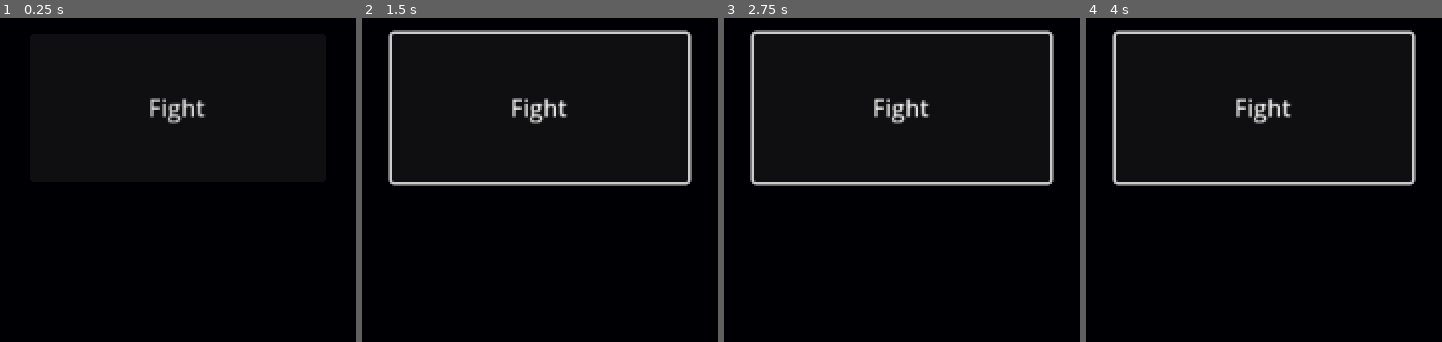
Above: before the commit, frames 1-4 (left to right).
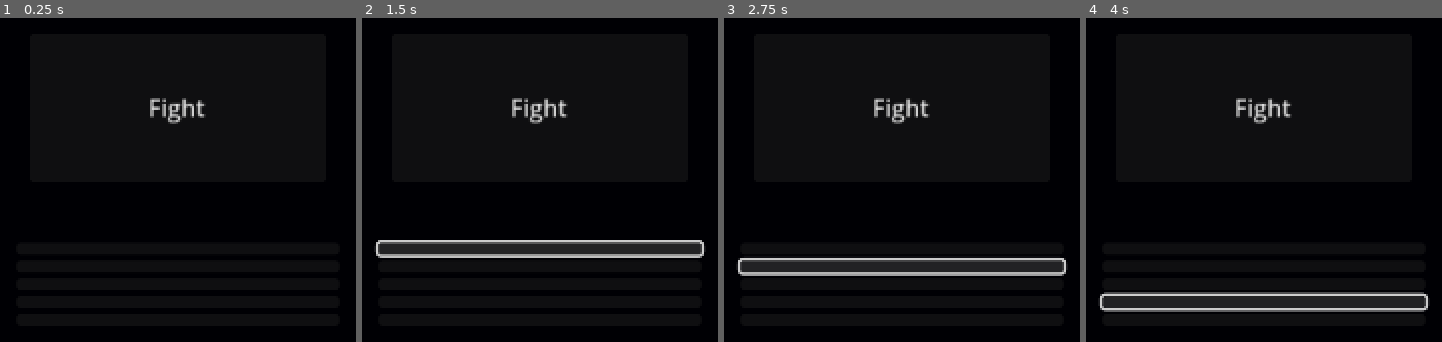
Above: after the commit, the same moments.

Repository: Virus-Axel/grizzly
Game: Godot game, scene res://lobby/lobby.tscn
Same seed, same stepped clock (60 frames per second), same inputs: the game is played once before the commit and once after it. This scene is started directly instead of the project's main scene.
Inputs (mouse positions are in pixels of both pictures, inside the frame that each line leads up to):
- Up to frame 1 (0.25 s): no input
- Up to frame 2 (1.5 s): click "Fight" at 0.5 s; click (540, 248) at 1.27 s
- Up to frame 3 (2.75 s): click (902, 267) at 2.02 s
- Up to frame 4 (4 s): click (1264, 283) at 2.77 s; click (1264, 303) at 3.52 s

The runs differ from the first frame. In frame 2, 8.2% of the frame differs, in the area x 3-97%, y 3-75%; in frame 3, 8.2%; in frame 4, 8.8%, in the area x 3-97%, y 3-91%.
Error before the commit: Invalid call. Nonexistent function 'setUrl' in base 'HTTPRequest'. (res://w3/w3.gd:605)
Error after the commit: Invalid call. Nonexistent function 'setUrl' in base 'HTTPRequest'. (res://w3/w3.gd:701)

Commit message:
Add token logic and burn tokens

Diff:
--- a/client/lobby/lobby.gd
+++ b/client/lobby/lobby.gd
@@ -4,9 +4,20 @@
 # Called when the node enters the scene tree for the first time.
 func _ready():
 	#get_node("/root/w3").clear_bear_data()
-	#return
+	get_node("/root/w3").create_ability_token()
+	#get_node("/root/w3").equip_ability_token(2)
+	return
 	# Try to reveal secret
 	var w3 = get_node("/root/w3")
+	var ability_tokens = await w3.get_ability_tokens()
+	var children = $CanvasLayer/VBoxContainer.get_children()
+	for i in children.size():
+		children[i].text = str(ability_tokens[i])
+
+
+	#w3.equip_ability_token(1)
+	return
+
 	if await w3.is_opponent_ready(w3.nft_map[1]):
 		if await w3.reveal_secret():
 			print("Commited to previous battle")
--- a/client/lobby/lobby.tscn
+++ b/client/lobby/lobby.tscn
@@ -24,6 +24,35 @@
 grow_vertical = 2
 text = "Fight"
 
+[node name="VBoxContainer" type="VBoxContainer" parent="CanvasLayer"]
+anchors_preset = 8
+anchor_left = 0.5
+anchor_top = 0.5
+anchor_right = 0.5
+anchor_bottom = 0.5
+offset_left = -109.0
+offset_top = 91.0
+offset_right = 109.0
+offset_bottom = 297.0
+grow_horizontal = 2
+grow_vertical = 2
+size_flags_horizontal = 4
+
+[node name="Button" type="Button" parent="CanvasLayer/VBoxContainer"]
+layout_mode = 2
+
+[node name="Button2" type="Button" parent="CanvasLayer/VBoxContainer"]
+layout_mode = 2
+
+[node name="Button3" type="Button" parent="CanvasLayer/VBoxContainer"]
+layout_mode = 2
+
+[node name="Button4" type="Button" parent="CanvasLayer/VBoxContainer"]
+layout_mode = 2
+
+[node name="Button5" type="Button" parent="CanvasLayer/VBoxContainer"]
+layout_mode = 2
+
 [node name="poll_timer" type="Timer" parent="."]
 wait_time = 3.0
 
--- a/client/w3/w3.gd
+++ b/client/w3/w3.gd
@@ -22,6 +22,15 @@
 
 #const CLUSTER = "testnet"
 const CLUSTER = "localhost"
+
+const ABILITY_MINTS = [
+	"GpB7uH8XkQA1bgW6jWyNH3PJsCG2F2DSKncDNXo4fRzU",
+	"GpB7uH8XkQA1bgW6jWyNH3PJsCG2F2DSKncDNXo4fRzU",
+	"GpB7uH8XkQA1bgW6jWyNH3PJsCG2F2DSKncDNXo4fRzU",
+	"GpB7uH8XkQA1bgW6jWyNH3PJsCG2F2DSKncDNXo4fRzU",
+	"GpB7uH8XkQA1bgW6jWyNH3PJsCG2F2DSKncDNXo4fRzU",
+	"GpB7uH8XkQA1bgW6jWyNH3PJsCG2F2DSKncDNXo4fRzU",
+]
 
 var response_data
 var body_data
@@ -306,6 +315,20 @@
 	emit_signal("bears_loaded")
 	return ret
 
+func get_current_moveset():
+	const AMOUNT_OF_ABILITIES = 32
+	const EQUIPPED_TOKEN_LOCATION = 106 + AMOUNT_OF_ABILITIES
+	const NO_EQUIPPED_TOKENS = 5
+	var bear_data = await get_bear_data(nft_map[1])
+	var decoded_data = bs64.decode(bear_data)
+	var ret := PackedByteArray()
+	ret.resize(NO_EQUIPPED_TOKENS)
+
+	for i in range(NO_EQUIPPED_TOKENS):
+		ret[i] = decoded_data[EQUIPPED_TOKEN_LOCATION + i]
+
+	return ret
+
 func send_transaction(transaction):
 	var body = JSON.new().stringify({
 		"id":1,
@@ -403,12 +426,34 @@
 	return [target_pubkey, AB]
 
 
-func equip_ability_token():
+func equip_ability_token(ability_index):
 	var send_data = PackedByteArray();
-	send_data.resize(1)
+	send_data.resize(3)
 	send_data[0] = 4
-
-	# TODODODODODODODODODODODODODOD
+	send_data[1] = 0
+	send_data[2] = ability_index
+
+	var nft_accounts = get_accounts_from_mint(nft_map[0])
+
+	$program_handler.addExistingAccount(nft_map[0], ID)
+	$program_handler.addNewSigner()
+
+	$program_handler.addExistingAccount(nft_accounts[0], ID)
+	$program_handler.addAccount(4322, ID);
+
+	$program_handler.addExistingAccount(TOKEN, ID, false, false)
+	$program_handler.addExistingAccount(ATOKEN, ID, false, false)
+	$program_handler.addExistingAccount(nft_accounts[1], ID)
+
+	$program_handler.addExistingAccount(nft_map[2], ID)
+	$program_handler.addExistingAccount(nft_map[1], ID)
+
+	# Ability mint
+	$program_handler.addExistingAccount(ABILITY_MINTS[ability_index], ID)
+	$program_handler.addAssociatedTokenAccount(ABILITY_MINTS[ability_index], wallet_key)
+
+	$program_handler.addExistingAccount(SYSTEM_PROGRAM, ID)
+
 
 	get_latest_block_hash()
 	await $get_latest_block_hash.request_completed
@@ -479,6 +524,7 @@
 
 	send_data.resize(17)
 	send_data[0] = 2
+
 	for i in range(arena_secret.size()):
 		send_data[9 + i] = arena_secret[i]
 
@@ -517,7 +563,41 @@
 	return true
 
 
-func battle():
+func create_ability_token():
+	$program_handler.addNewSigner()
+
+	var mint_account = $program_handler.getAccountAt(1)
+	print("new mint: ", mint_account)
+
+	$program_handler.addAssociatedTokenAccount(mint_account, wallet_key)
+	$program_handler.addAccount(4322, ID);
+	$program_handler.addExistingAccount(TOKEN, ID, false, false)
+	$program_handler.addExistingAccount(SYSTEM_PROGRAM, ID)
+	for i in range(5):
+		print("Acc: ", $program_handler.getAccountAt(i))
+
+	var send_data := PackedByteArray()
+	send_data.resize(1)
+	send_data[0] = 5
+
+	get_latest_block_hash()
+	await $get_latest_block_hash.request_completed
+	var latest_blockhash = response_data['result']['value']['blockhash']
+
+	var transaction
+	if CLUSTER == "localhost":
+		transaction = $program_handler.getTransactionSignature(send_data, latest_blockhash, true)
+		print(await send_transaction(transaction))
+	else:
+		transaction = $program_handler.getTransactionSignature(send_data, latest_blockhash, false)
+
+		print("transaction is: ", transaction)
+
+		phantom_send_transaction(transaction)
+
+	$program_handler.clearAccountVector();
+
+func battle(moveset):
 	print("map: ", nft_map)
 	var nft_accounts = get_accounts_from_mint(nft_map[0])
 
@@ -530,6 +610,17 @@
 	# Grizzly
 	$program_handler.addExistingAccount(nft_map[1], ID)
 	$program_handler.addExistingAccount(ARENA_ID, ID)
+
+	var bear_data = await get_bear_data(nft_map[1])
+	var decoded_data = bs64.decode(bear_data)
+	if decoded_data[0] == 0 and decoded_data[90] != 0:
+		$program_handler.addNewSigner();
+		$program_handler.addExistingAccount(ABILITY_MINTS[decoded_data[90]], ID)
+		$program_handler.addAssociatedTokenAccount(ABILITY_MINTS[decoded_data[90]], wallet_key)
+		$program_handler.addExistingAccount(TOKEN, ID, false, false)
+		$program_handler.addExistingAccount(ATOKEN, ID, false, false)
+		$program_handler.addAccount(4322, ID);
+		$program_handler.addExistingAccount(SYSTEM_PROGRAM, ID, false, false)
 
 	var challenging_bear = await get_challenging_bear()
 	if challenging_bear != "":
@@ -543,24 +634,28 @@
 	var send_data = PackedByteArray();
 	var prime = $primes.primes[randi() % $primes.primes.size()]
 
-	send_data.resize(25)
+	send_data.resize(231)
 	send_data.fill(0)
-	send_data[2] = randi_range(2, 10);
-	send_data[9] = prime % 256
-	send_data[10] = prime / 256
-
-	var a_secret = randi()
+	for i in range(moveset.size()):
+		send_data[2 + i]
+	send_data[8] = randi_range(2, 10);
+	send_data[15] = prime % 256
+	send_data[16] = prime / 256
+
+	#var a_secret = randi()
+	var a_secret = 1000
+
 	var secret_bytes = int_to_array(a_secret)
 
 	var AB = int(fmod(pow(send_data[2], a_secret), prime))
 	var AB_bytes = int_to_array(AB)
 
-	for i in range(17, 21):
-
-		send_data[i] = AB_bytes[i - 17]
+	for i in range(23, 27):
+
+		send_data[i] = AB_bytes[i - 23]
 		#send_data[i] = 1
 
-	arena_secret = send_data.slice(17, 25)
+	arena_secret = send_data.slice(23, 31)
 
 	var transaction
 	if CLUSTER == "localhost":
@@ -574,6 +669,7 @@
 		phantom_send_transaction(transaction)
 
 	$program_handler.clearAccountVector();
+
 
 func get_challenging_bear():
 	var data = await get_bear_data(ARENA_ID)
@@ -625,7 +721,7 @@
 	#signup_for_battle()
 	pass
 
-func signup_for_battle():
+func signup_for_battle_not_used():
 	get_latest_block_hash()
 	await $get_latest_block_hash.request_completed
 	var blockhash = response_data['result']['value']['blockhash']
@@ -661,6 +757,65 @@
 	await $get_latest_block_hash.request_completed
 	print(response_data)
 	return [privateKey, publicKey]
+
+
+func get_token_account(mint):
+	var body = JSON.new().stringify({
+		"id":1,
+		"jsonrpc":"2.0",
+		"method":"getTokenAccountsByOwner",
+		"params":[
+			wallet_key,
+			{
+				"mint": mint
+			},
+			{
+				"encoding": "jsonParsed"
+			},
+		]
+	})
+	var error = $get_latest_block_hash.request(URL, ["Content-Type: application/json"], HTTPClient.METHOD_POST, body)
+	if error != OK:
+		push_error("An error occurred in the HTTP request.")
+	await $get_latest_block_hash.request_completed
+	if response_data["result"]["value"].size() != 1:
+		return ""
+	else:
+		return response_data["result"]["value"][0]["pubkey"]
+
+func get_ability_balance(index):
+	var token_account = await get_token_account(ABILITY_MINTS[index])
+	if token_account == "":
+		return 0
+
+	var body = JSON.new().stringify({
+		"id":1,
+		"jsonrpc":"2.0",
+		"method":"getTokenAccountBalance",
+		"params":[
+			token_account
+		]
+	})
+	var error = $get_latest_block_hash.request(URL, ["Content-Type: application/json"], HTTPClient.METHOD_POST, body)
+	if error != OK:
+		push_error("An error occurred in the HTTP request.")
+	await $get_latest_block_hash.request_completed
+	return response_data["result"]["value"]["uiAmount"]
+
+
+func get_ability_tokens():
+	var tokens := PackedInt32Array()
+	tokens.resize(ABILITY_MINTS.size())
+	for i in range(ABILITY_MINTS.size()):
+		tokens[i] = await get_ability_balance(i)
+
+	var bear_data = await get_bear_data(nft_map[1])
+	var decoded_data = bs64.decode(bear_data)
+
+	if decoded_data[90] != 0 and decoded_data[0] == 0:
+		tokens[decoded_data[90] - 1] += 1
+
+	return tokens
 
 
 func get_latest_block_hash():
Not shown, changed: smart_contract/src/account_security.rs
Not shown, changed: smart_contract/src/instruction/arena_signup_instruction.rs
Not shown, changed: smart_contract/src/lib.rs
Not shown, changed: smart_contract/src/token_handler/ability_token.rs
Not shown, changed: smart_contract/src/token_handler/grizzly_token.rs
Not shown, changed: smart_contract/target/.rustc_info.json
